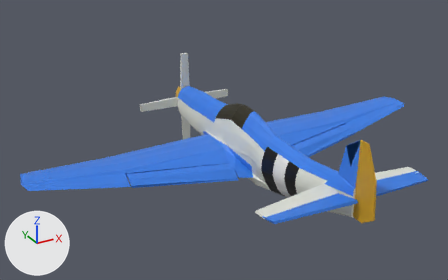
A saved change to the COLLADA model plane.dae.
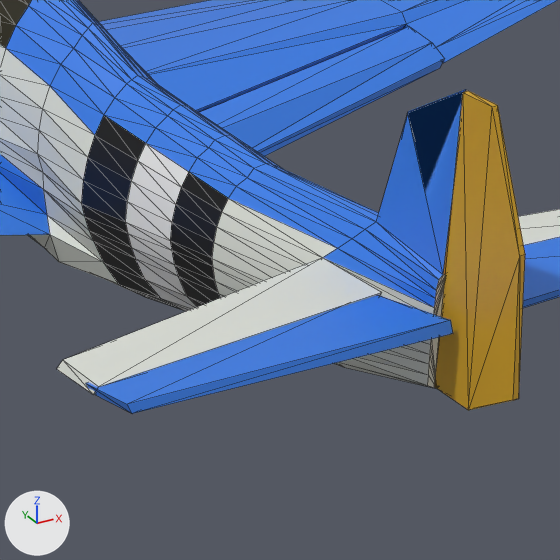
There are two pictures of each version: one whole from a camera (50 mm lens) standing at (-12.73, -20.38, 10.91) and looking at (-1.11, 0.75, 0.34), one close up on the part from 54% to 86% of the width and 42% to 94% of the height. Every picture has the same lights, and +X, +Y and +Z are marked at lower left. The close-ups show mesh edges as thin lines. Where no turn or scale is listed for an object, it has been applied to the vertices.

In view in the first close-up: 'aileron_r', 'body', 'elevator_l', 'elevator_r', 'rudder'.
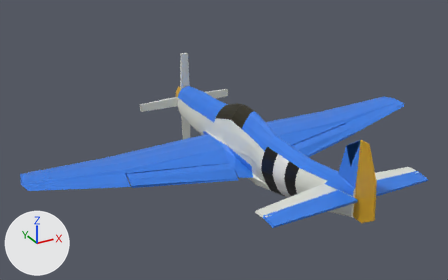
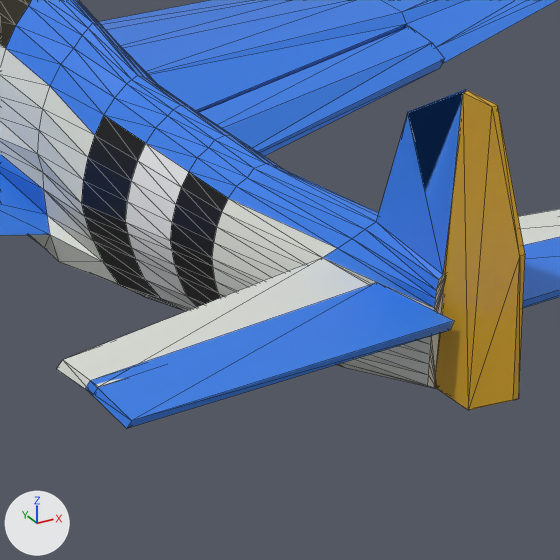
Boxes (x1, y1, x2, y2) around the edits, measured in the close-ups (560 x 560 px):
```json
{"object": "elevator_l", "change": "rescaled", "before": [86, 295, 453, 413], "after": [86, 282, 454, 428], "on screen": "24% taller"}
```

Edits to the scene script, one JSON object a line:
```json
{"op": "set", "path": "ob_elevator_l.scale", "old": "(1.0, 1.0, -1.0)", "new": "(1.0, 1.0, 1.0)"}
```
